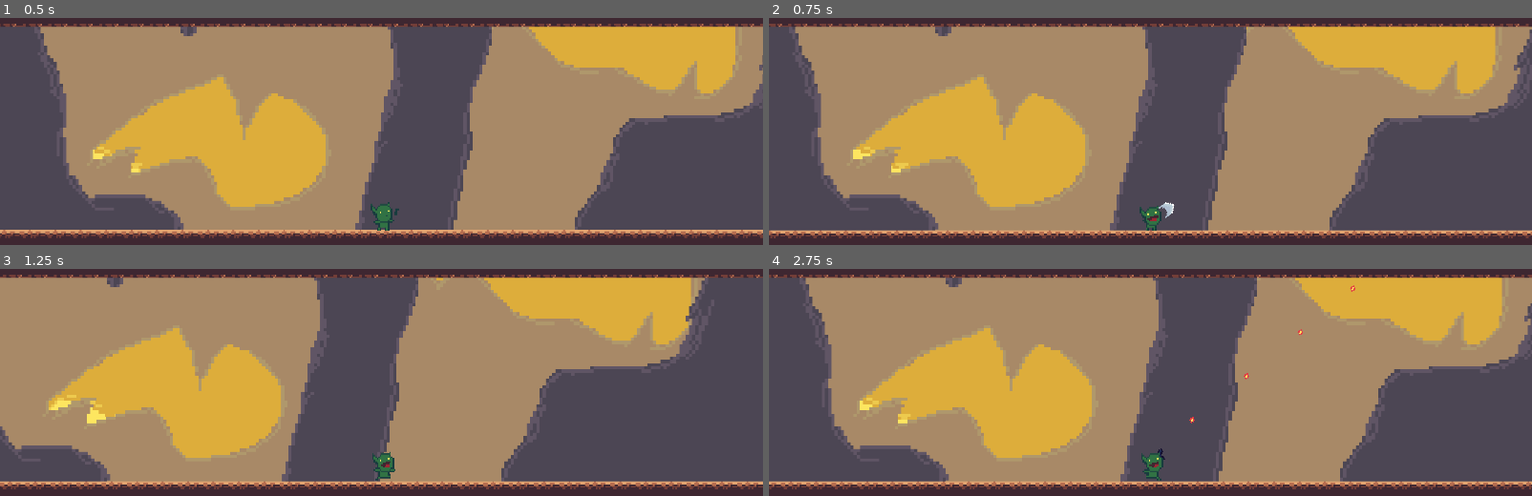
Above: before the commit, frames 1-4 (two rows, left to right).
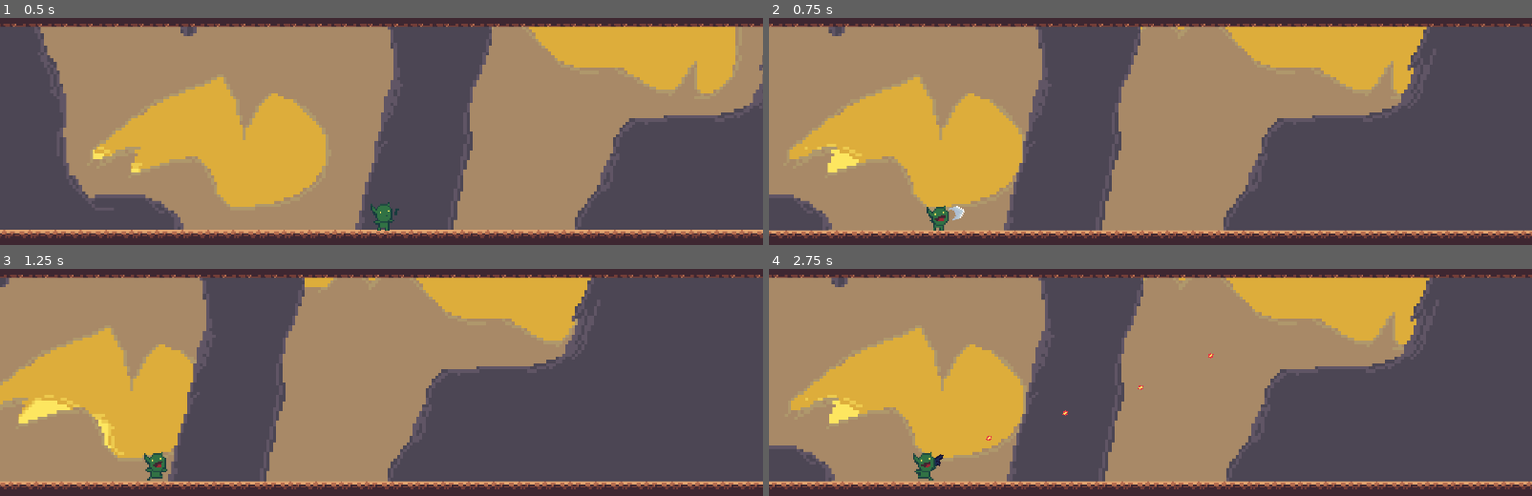
Above: after the commit, the same moments.

Repository: htimsekim/gobbo
Game: Godot game, scene res://src/Main/Game.tscn
Same seed, same stepped clock (60 frames per second), same inputs: the game is played once before the commit and once after it.
Inputs (mouse positions are in pixels of both pictures, inside the frame that each line leads up to):
- Up to frame 1 (0.5 s): no input
- Up to frame 2 (0.75 s): move the mouse to (1318, 99) at 0.52 s; hold Right (move_right) from 0.53 s (still down); hold Ctrl (crouch) from 0.53 s (still down); click (1318, 99) at 0.67 s
- Up to frame 3 (1.25 s): keep holding Right (move_right); keep holding Ctrl (crouch); tap Space (jump) at 0.77 s
- Up to frame 4 (2.75 s): release Right (move_right) at 1.25 s; release Ctrl (crouch) at 1.25 s; drag from (997, 393) to (1150, 466) at 1.27 s; move the mouse to (1226, 278) at 2.02 s; hold A (move_left) from 2.03 s (still down); hold Right mouse button (shoot) from 2.03 s (still down); tap Ctrl (crouch) at 2.3 s

Frame 1 is identical in both runs. In frame 2, 51% of the frame differs, in the area x 0-100%, y 2-98%; in frame 3, 47%; in frame 4, 52%.

Commit message:
Update Player.gd

Diff:
--- a/src/Objects/Player.gd
+++ b/src/Objects/Player.gd
@@ -36,13 +36,15 @@
 
 #	if Input.is_action_just_pressed("jump"):
 #		animation_player.play("crouch")
+	var targetpos = 20
+	var targetinc = .05
 
 	if direction.x !=0: #apply friction(1) and acceleration(.2)
 		_velocity.x = lerp(_velocity.x, direction.x * speed.x, .2)
-	#	$Camera2D.offset = Vector2(_velocity.x, -60)
+		$Camera2D.offset.x = lerp(direction.x * _velocity.x, targetpos, targetinc)
 	else:
 		_velocity.x = lerp(_velocity.x, 0, 1)
-	#	$Camera2D.offset = Vector2(_velocity.x, -60)
+		$Camera2D.offset.x = lerp($Camera2D.offset.x ,0, targetinc)
 
 	var animation = get_new_animation(is_shooting) #determines which animation to play
 
